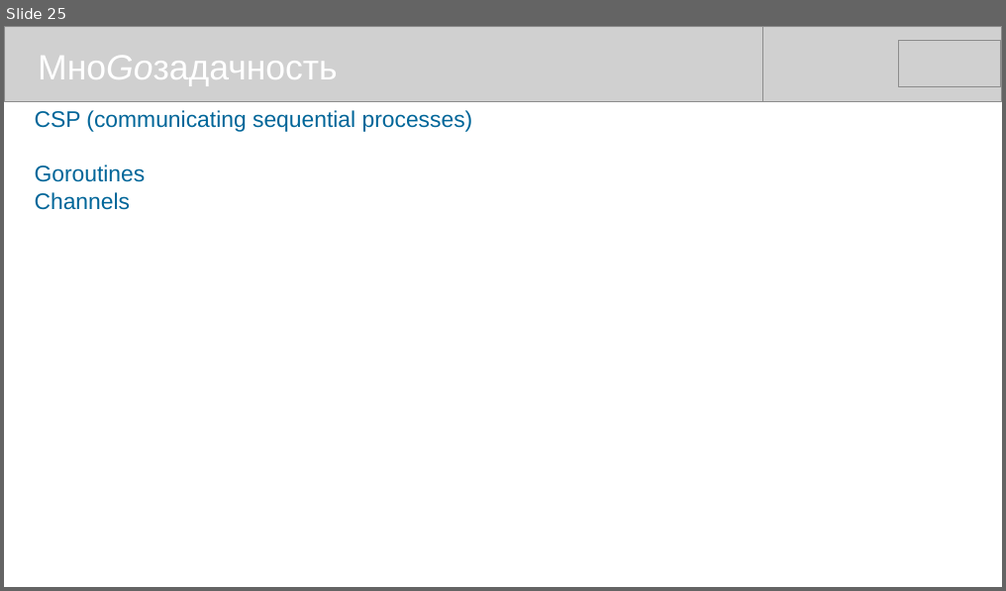
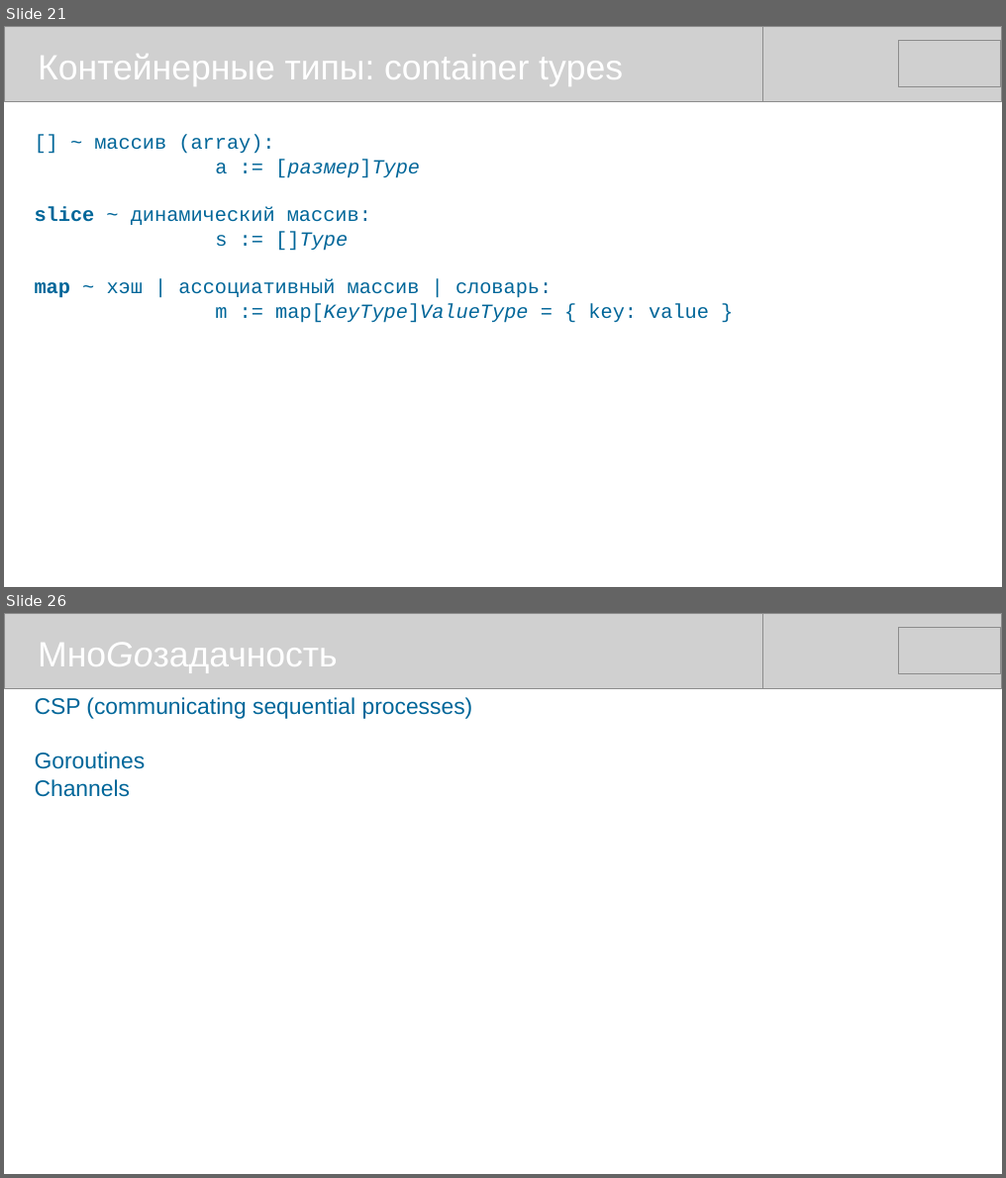
Before and after one commit to mike-shock/Go_language, a slide deck: Go_Review.odp. Shown one above the other, each under a label of ours: slide 25 before the commit, slides 21 and 26 after it; the slides between them are not shown. The pictures are 1006x591 and 1006x1178 pixels, drawn with LibreOffice and Linux fonts; fonts in the diff are those of the drawing; grey boxes stand for pictures. Boxes give left, top, right and bottom in pixels: in the first picture for what was removed or moved away, otherwise in the second. Text is boxed around its words. In the diff, an @@ line names an element or a change of style, - is before the commit and + after.

```diff
--- a/Go_Review.odp
+++ b/Go_Review.odp
@@ slide 21 added at <box>4,26,1002,587</box>, background #FFFFFF @@
@@ picture added at <box>4,26,763,101</box> @@
@@ text added at <box>38,54,623,86</box>, 28 pt, text #FFFFFF @@
+Контейнерные типы: container types
@@ picture added at <box>243,26,1002,101</box> @@
@@ picture added at <box>899,41,1001,87</box> @@
@@ text added at <box>35,135,709,323</box>, 16 pt, text #006699 @@
+[] ~ массив (array):
+a := [размер]Type
+slice ~ динамический массив:
+s := []Type
+map ~ хэш | ассоциативный массив | словарь:
+m := map[KeyType]ValueType = { key: value }
@@ what was slide 25 is now slide 26 @@
```
Also in this commit, not shown: 10 slides changed, 1 other file.
